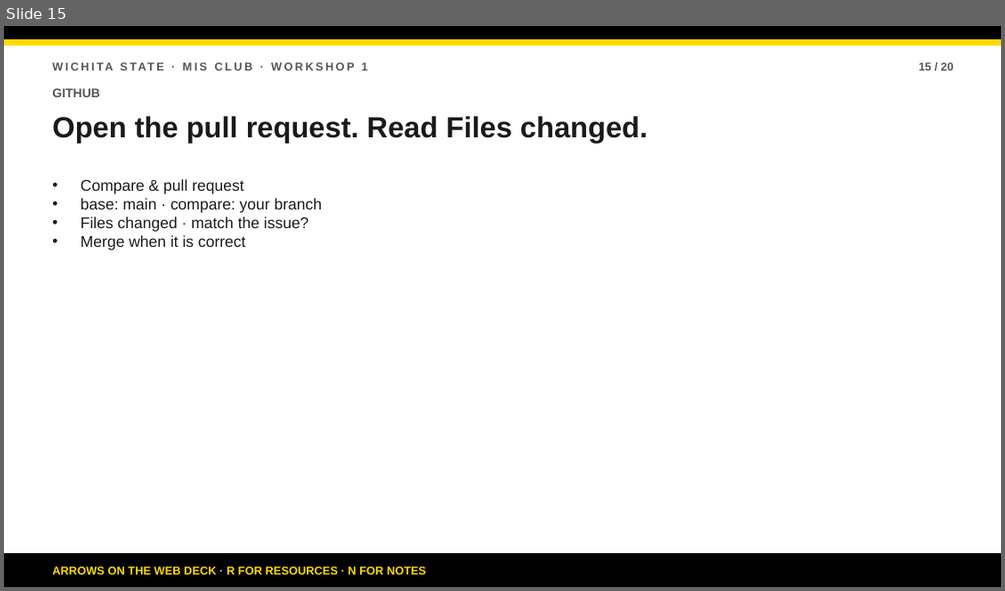
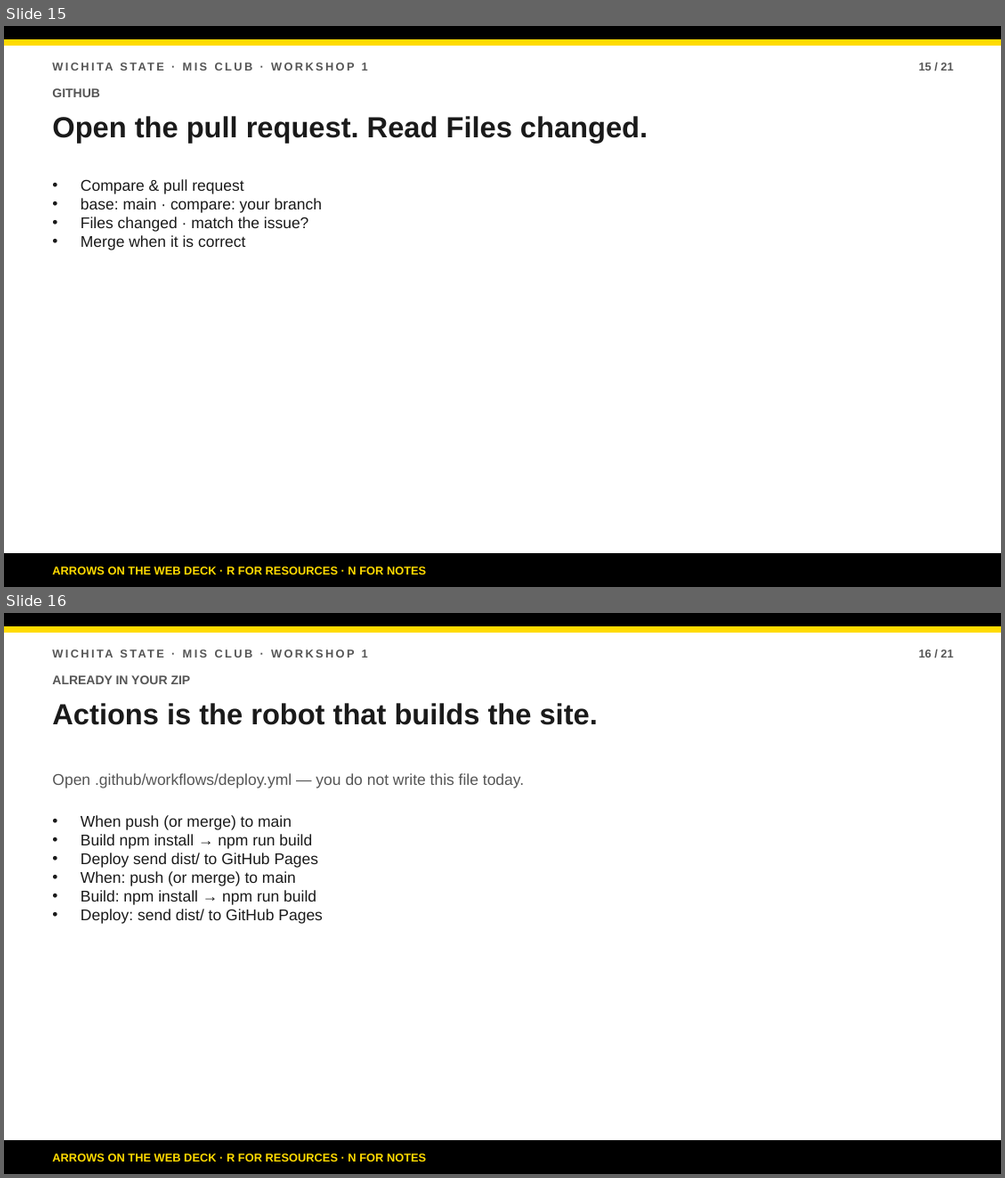
Before and after one commit to bsbcyber/workshop-site, a slide deck: downloads/workshop-1-presentation.pptx. Shown one above the other, each under a label of ours: slide 15 before the commit, slides 15 and 16 after it. The pictures are 1005x591 and 1005x1178 pixels, drawn with LibreOffice and Linux fonts; fonts in the diff are those of the drawing. Boxes give left, top, right and bottom in pixels: in the first picture for what was removed or moved away, otherwise in the second. Text is boxed around its words. In the diff, an @@ line names an element or a change of style, - is before the commit and + after.

Commit message:
Add Actions section using bundled deploy.yml

```diff
--- a/downloads/workshop-1-presentation.pptx
+++ b/downloads/workshop-1-presentation.pptx
@@ slide 16 added at [4, 613, 1001, 1174], background #FFFFFF @@
@@ rectangle added at [4, 613, 1001, 626], fill #000000, outline #000000 1 pt @@
@@ rectangle added at [4, 626, 1001, 633], fill #FFDB00, outline #FFDB00 1 pt @@
@@ text added at [362, 649, 368, 657], 11 pt, text #555555, bold @@
+WICHITA STATE · MIS CLUB · WORKSHOP 1
@@ text added at [919, 649, 953, 657], 11 pt, text #555555, bold @@
+16 / 21
@@ text added at [52, 675, 191, 684], 12 pt, text #555555, bold @@
+ALREADY IN YOUR ZIP
@@ text added at [52, 703, 598, 725], 28 pt, text #1A1A1A, bold @@
+Actions is the robot that builds the site.
@@ text added at [52, 773, 524, 788], 15 pt, text #555555 @@
+Open .github/workflows/deploy.yml — you do not write this file today.
@@ text added at [81, 815, 323, 924], 15 pt, text #1A1A1A @@
+• When push (or merge) to main
+• Build npm install → npm run build
+• Deploy send dist/ to GitHub Pages
+• When: push (or merge) to main
+• Build: npm install → npm run build
+• Deploy: send dist/ to GitHub Pages
@@ rectangle added at [4, 1140, 1001, 1174], fill #000000, outline #000000 1 pt @@
@@ text added at [52, 1153, 426, 1161], 11 pt, text #FFDB00, bold @@
+ARROWS ON THE WEB DECK · R FOR RESOURCES · N FOR NOTES
@@ slide 15 changed as well @@
@@ text at [919, 62, 953, 70]: text changed @@
-15 / 20
+15 / 21
```
Also in this commit, not shown: 19 other slides changed, 10 other files.
